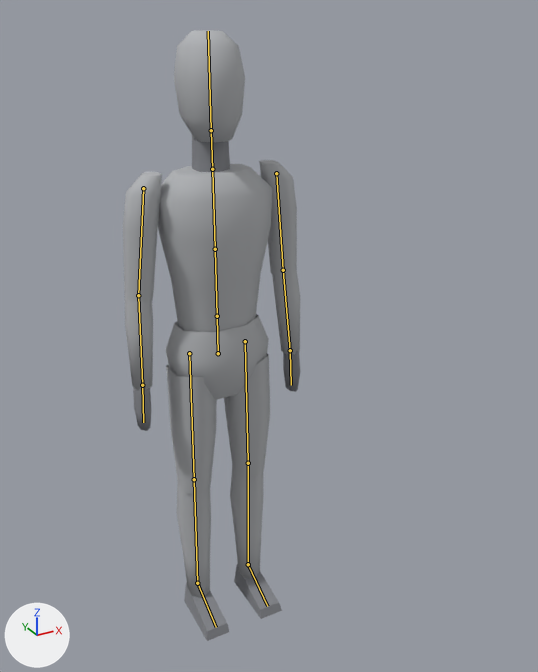
One commit to the Blender file art/player.blend: the scene before it, then after it.
The view is the same before and after, from a 50 mm camera at (-0.829, -1.818, 1.85) aimed at (0.092, -0.143, 1.013). Lighting does not change. The marker at lower left points along +X, +Y and +Z. The picture after the commit comes second. The bones that bend it are drawn over the model as lines.

Names of what the first picture shows: 'Player'.
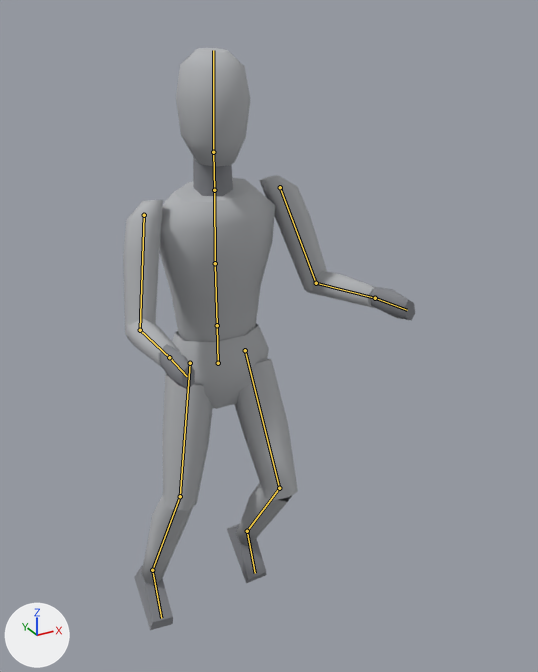
The newer file adds an action. The first version stands in its rest pose; the second is drawn at frame 11 of the action 'strafe_right'.

Pixel boxes [x1, y1, x2, y2] of what changed, in the pictures (538 x 672 px):
'Player', posed (65% wider): before [123, 30, 300, 641]; after [123, 48, 415, 630]
bone 'hips', root to tip: before (218, 353) to (217, 316); after (218, 363) to (217, 325)
bone 'spine', root to tip: before (217, 316) to (215, 249); after (217, 325) to (215, 263)
bone 'chest', root to tip: before (215, 249) to (212, 169); after (215, 263) to (214, 190)
bone 'neck', root to tip: before (212, 169) to (211, 130); after (214, 190) to (213, 152)
bone 'head', root to tip: before (211, 130) to (208, 31); after (213, 152) to (213, 50)
bone 'upper_arm.L', root to tip: before (276, 173) to (283, 270); after (280, 187) to (316, 283)
bone 'forearm.L', root to tip: before (283, 270) to (290, 350); after (316, 283) to (375, 298)
bone 'upper_arm.R', root to tip: before (143, 188) to (138, 295); after (144, 215) to (140, 330)
bone 'forearm.R', root to tip: before (138, 295) to (142, 385); after (140, 330) to (169, 357)
bone 'thigh.L', root to tip: before (245, 341) to (248, 463); after (245, 350) to (279, 488)
bone 'shin.L', root to tip: before (248, 463) to (248, 564); after (279, 488) to (247, 531)
bone 'foot.L', root to tip: before (248, 564) to (267, 606); after (247, 531) to (255, 573)
bone 'thigh.R', root to tip: before (189, 353) to (194, 479); after (190, 363) to (180, 496)
bone 'shin.R', root to tip: before (194, 479) to (197, 583); after (180, 496) to (152, 570)

The change in detail:
Bone 'hips' (bone_hips) moves from (0.0, 0.0, 0.0) to (0.0, -0.03, 0.0).
Bone 'spine' (bone_spine) turns from (0, 0, 0) to (8, 0, 4) degrees about its own x, y and z.
Bone 'chest' (bone_chest) turns from (0, 0, 0) to (4, 0, 0) degrees about its own x, y and z.
Bone 'neck' (bone_neck) turns from (0, 0, 0) to (-4, 0, 0) degrees about its own x, y and z.
Bone 'head' (bone_head) turns from (0, 0, 0) to (-4, 0, -4) degrees about its own x, y and z.
Bone 'upper_arm.L' (bone_upper_arm_l) turns from (0, 0, 0) to (-23, -7, -9) degrees about its own x, y and z.
Bone 'forearm.L' (bone_forearm_l) turns from (0, 0, 0) to (-80, -6, -1) degrees about its own x, y and z.
Bone 'upper_arm.R' (bone_upper_arm_r) turns from (0, 0, 0) to (-23, 7, 9) degrees about its own x, y and z.
Bone 'forearm.R' (bone_forearm_r) turns from (0, 0, 0) to (-80, 6, 1) degrees about its own x, y and z.
Bone 'thigh.L' (bone_thigh_l) turns from (0, 0, 0) to (-25, 0, -2) degrees about its own x, y and z.
Bone 'shin.L' (bone_shin_l) turns from (0, 0, 0) to (60, 0, 0) degrees about its own x, y and z.
Bone 'foot.L' (bone_foot_l) turns from (0, 0, 0) to (10, 0, 0) degrees about its own x, y and z.
Bone 'thigh.R' (bone_thigh_r) turns from (0, 0, 0) to (-4, 0, 8) degrees about its own x, y and z.
Bone 'shin.R' (bone_shin_r) turns from (0, 0, 0) to (25, 0, 0) degrees about its own x, y and z.
